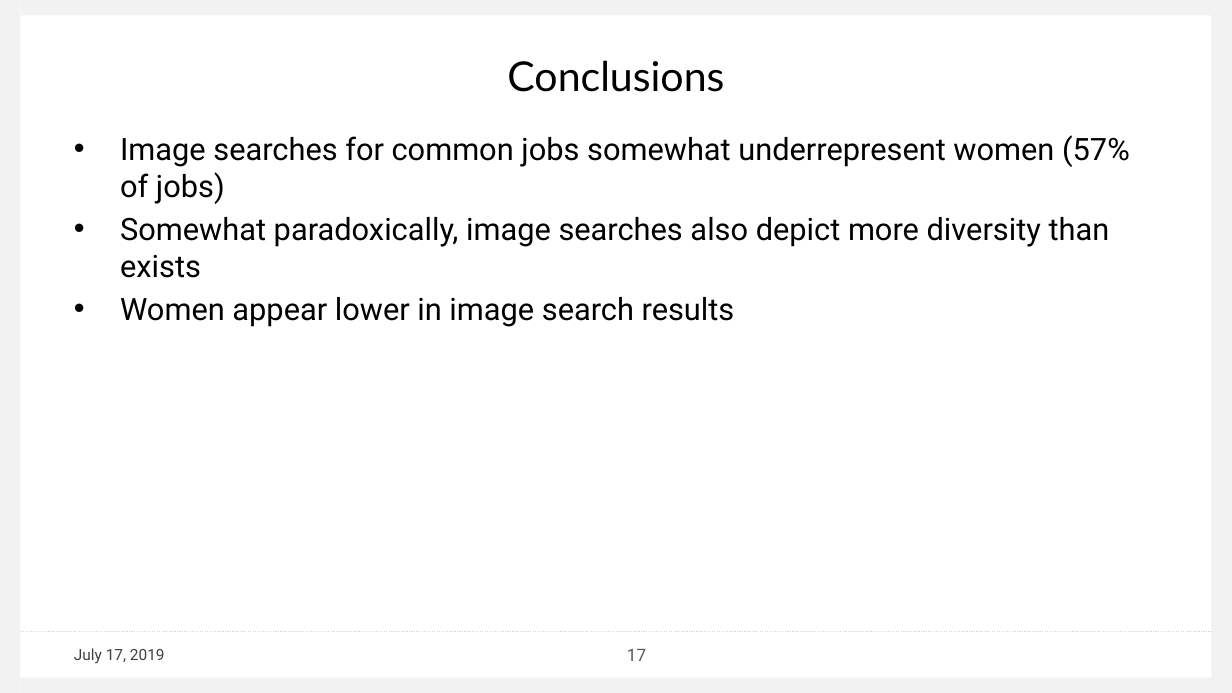
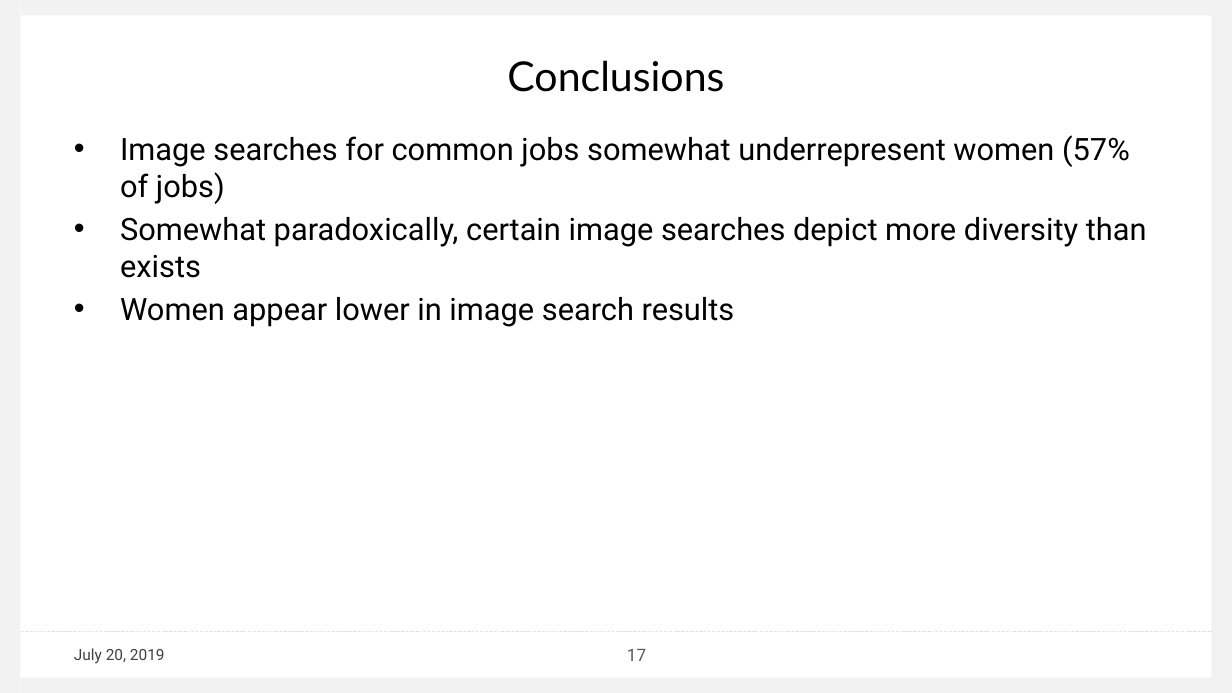
Before and after one commit to stefanjwojcik/ic2s2_2019, a slide deck: slide 17 of gender_jobs_ic2s2_2019.pptx. Drawn at 1232x693 pixels with LibreOffice and Linux fonts; fonts in the diff are those of the drawing; background and template pictures are left out. Boxes give left, top, right and bottom in pixels: in the first picture for what was removed or moved away, otherwise in the second. Text is boxed around its words. In the diff, an @@ line names an element or a change of style, - is before the commit and + after.

```diff
--- a/gender_jobs_ic2s2_2019.pptx
+++ b/gender_jobs_ic2s2_2019.pptx
@@ text at <box>120,217,1147,278</box>: text changed @@
-• Somewhat paradoxically, image searches also depict more diversity than exists
+• Somewhat paradoxically, certain image searches depict more diversity than exists
@@ text at <box>74,648,165,663</box>: text changed @@
-July 17, 2019
+July 20, 2019
```
Also in this commit, not shown: 17 other slides changed.
